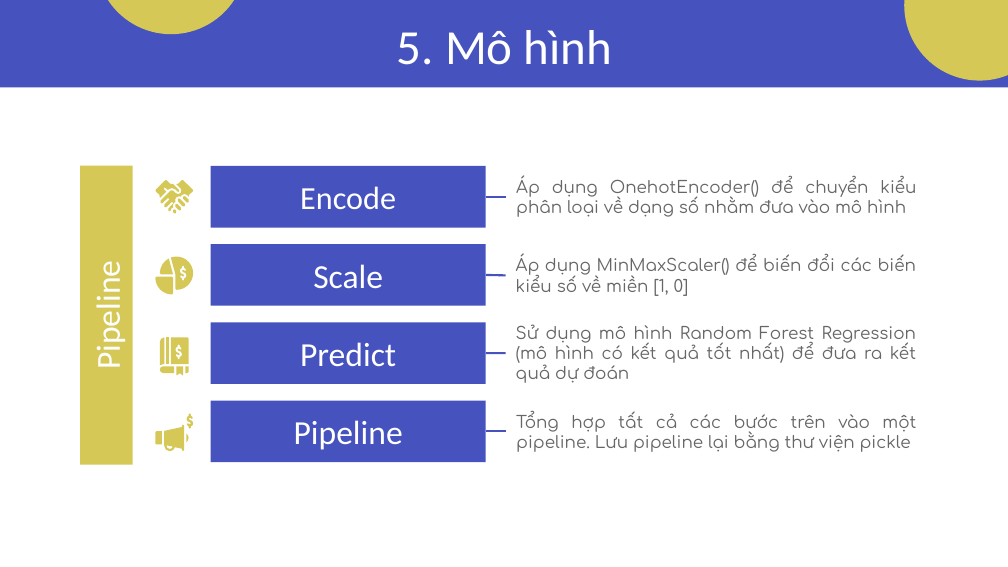
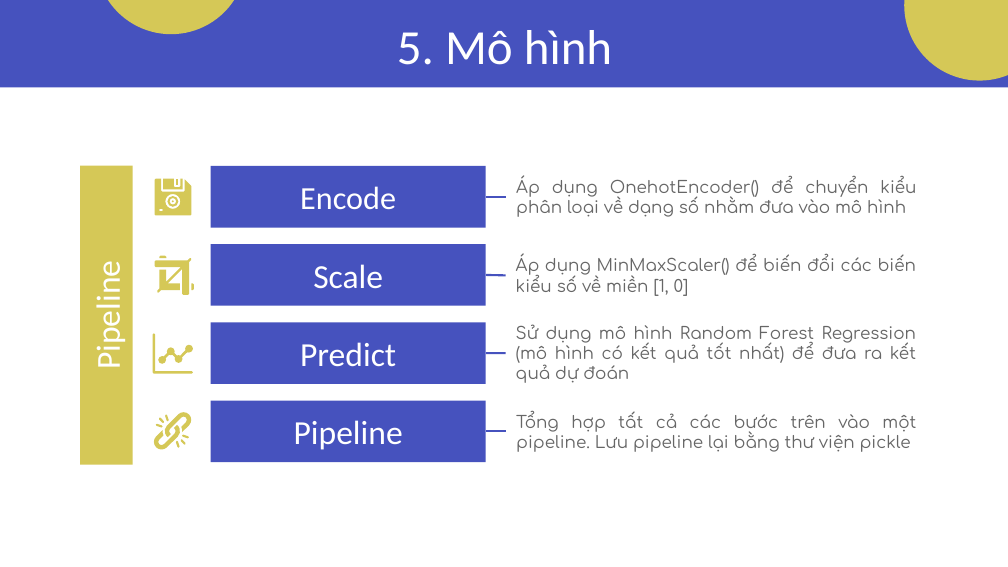
Before and after one commit to Tam1032/Garment-Employee-Productivity, a slide deck: slide 13 of Report/Slide.pptx. Drawn at 1008x567 pixels with LibreOffice and Linux fonts; fonts in the diff are those of the drawing. Boxes give left, top, right and bottom in pixels: in the first picture for what was removed or moved away, otherwise in the second. Text is boxed around its words. In the diff, an @@ line names an element or a change of style, - is before the commit and + after.

```diff
--- a/Report/Slide.pptx
+++ b/Report/Slide.pptx
@@ freeform shape resized from (x1=160, y1=180, x2=194, y2=212) to (x1=154, y1=178, x2=191, y2=215) @@
@@ freeform shape resized from (x1=155, y1=180, x2=179, y2=199) to (x1=163, y1=178, x2=182, y2=190) @@
@@ freeform shape resized from (x1=182, y1=197, x2=190, y2=203) to (x1=176, y1=178, x2=178, y2=184) @@
@@ freeform shape moved from (x1=177, y1=199, x2=185, y2=207) to (x1=167, y1=196, x2=178, y2=207) @@
@@ freeform shape moved from (x1=172, y1=210, x2=176, y2=214) to (x1=171, y1=201, x2=173, y2=203) @@
@@ freeform shape removed at (x1=174, y1=204, x2=181, y2=210) @@
@@ freeform shape resized from (x1=171, y1=257, x2=194, y2=290) to (x1=154, y1=258, x2=192, y2=295) @@
@@ freeform shape resized from (x1=160, y1=258, x2=173, y2=274) to (x1=159, y1=256, x2=166, y2=258) @@
@@ freeform shape resized from (x1=155, y1=276, x2=173, y2=294) to (x1=192, y1=283, x2=194, y2=290) @@
@@ freeform shape resized from (x1=171, y1=338, x2=190, y2=365) to (x1=152, y1=334, x2=193, y2=374) @@
@@ freeform shape resized from (x1=160, y1=366, x2=174, y2=373) to (x1=158, y1=345, x2=193, y2=364) @@
@@ freeform shape removed at (x1=160, y1=338, x2=164, y2=366) @@
@@ freeform shape resized from (x1=176, y1=366, x2=183, y2=375) to (x1=159, y1=417, x2=164, y2=422) @@
@@ freeform shape resized from (x1=166, y1=338, x2=168, y2=365) to (x1=164, y1=412, x2=193, y2=437) @@
@@ freeform shape moved from (x1=185, y1=366, x2=188, y2=373) to (x1=165, y1=414, x2=169, y2=421) @@
@@ freeform shape resized from (x1=164, y1=424, x2=184, y2=451) to (x1=153, y1=425, x2=180, y2=450) @@
@@ freeform shape resized from (x1=155, y1=431, x2=162, y2=445) to (x1=155, y1=423, x2=162, y2=427) @@
@@ freeform shape moved from (x1=186, y1=433, x2=188, y2=443) to (x1=175, y1=440, x2=179, y2=448) @@
@@ freeform shape added at (x1=180, y1=439, x2=185, y2=445), fill #D5C857 @@
@@ freeform shape resized from (x1=186, y1=413, x2=194, y2=428) to (x1=182, y1=434, x2=190, y2=438) @@
```
Also in this commit, not shown: 1 other slide changed, 1 other file.
